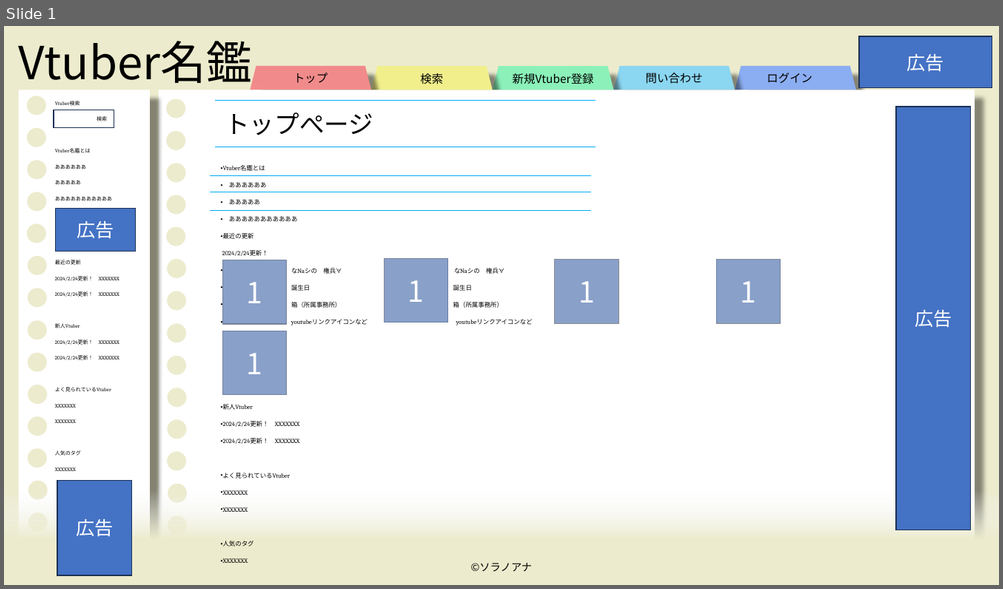
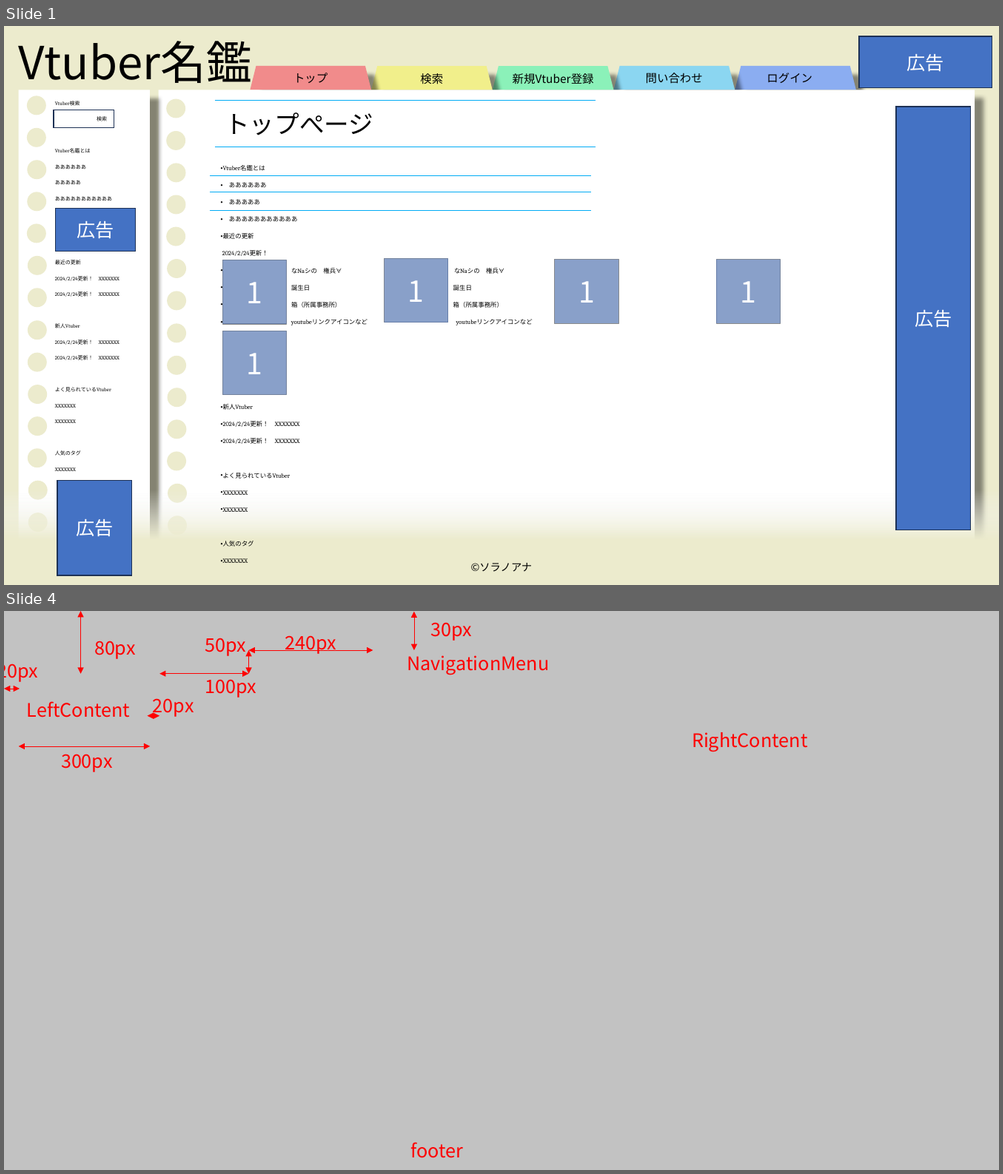
Before and after one commit to Soranoana/VtuberMeikan, a slide deck: ページデザイン.pptx. Shown one above the other, each under a label of ours: slide 1 before the commit, slides 1 and 4 after it; the slides between them are not shown. The pictures are 1003x589 and 1003x1174 pixels, drawn with LibreOffice and Linux fonts; fonts in the diff are those of the drawing; grey boxes stand for pictures; background and template pictures are left out. Boxes give left, top, right and bottom in pixels: in the first picture for what was removed or moved away, otherwise in the second. Text is boxed around its words. In the diff, an @@ line names an element or a change of style, - is before the commit and + after.

```diff
--- a/ページデザイン.pptx
+++ b/ページデザイン.pptx
@@ slide 4 added at <box>4,611,999,1170</box>, background picture (left out) @@
@@ rectangle added at <box>4,611,999,1170</box>, fill #7F7F7F at 47% opacity @@
@@ double arrow added from (81, 611) to (81, 674), #FF0000 0.5 pt @@
@@ double arrow added from (415, 612) to (415, 650), #FF0000 0.5 pt @@
@@ text added at <box>431,622,472,641</box>, 18 pt, text #FF0000 @@
+30px
@@ text added at <box>94,641,136,659</box>, 18 pt, text #FF0000 @@
+80px
@@ text added at <box>205,638,246,656</box>, 18 pt, text #FF0000 @@
+50px
@@ double arrow added from (249, 650) to (249, 674), #FF0000 0.5 pt @@
@@ double arrow added from (249, 650) to (373, 650), #FF0000 0.5 pt @@
@@ text added at <box>284,635,336,654</box>, 18 pt, text #FF0000 @@
+240px
@@ text added at <box>4,664,39,682</box>, 18 pt, text #FF0000 @@
+20px
@@ double arrow added from (159, 674) to (249, 674), #FF0000 0.5 pt @@
@@ text added at <box>205,674,256,698</box>, 18 pt, text #FF0000 @@
+100px
@@ text added at <box>407,655,549,675</box>, 18 pt, text #FF0000 @@
+NavigationMenu
@@ double arrow added from (4, 689) to (20, 689), #FF0000 0.5 pt @@
@@ text added at <box>153,698,194,717</box>, 18 pt, text #FF0000 @@
+20px
@@ text added at <box>27,701,131,718</box>, 18 pt, text #FF0000 @@
+LeftContent
@@ double arrow added from (148, 716) to (159, 716), #FF0000 0.5 pt @@
@@ text added at <box>691,732,808,752</box>, 18 pt, text #FF0000 @@
+RightContent
@@ double arrow added from (18, 747) to (151, 747), #FF0000 0.5 pt @@
@@ text added at <box>61,754,113,772</box>, 18 pt, text #FF0000 @@
+300px
@@ text added at <box>411,1142,464,1159</box>, 18 pt, text #FF0000 @@
+footer
```
Also in this commit, not shown: 2 other slides added, 1 slide removed, 3 other files.
